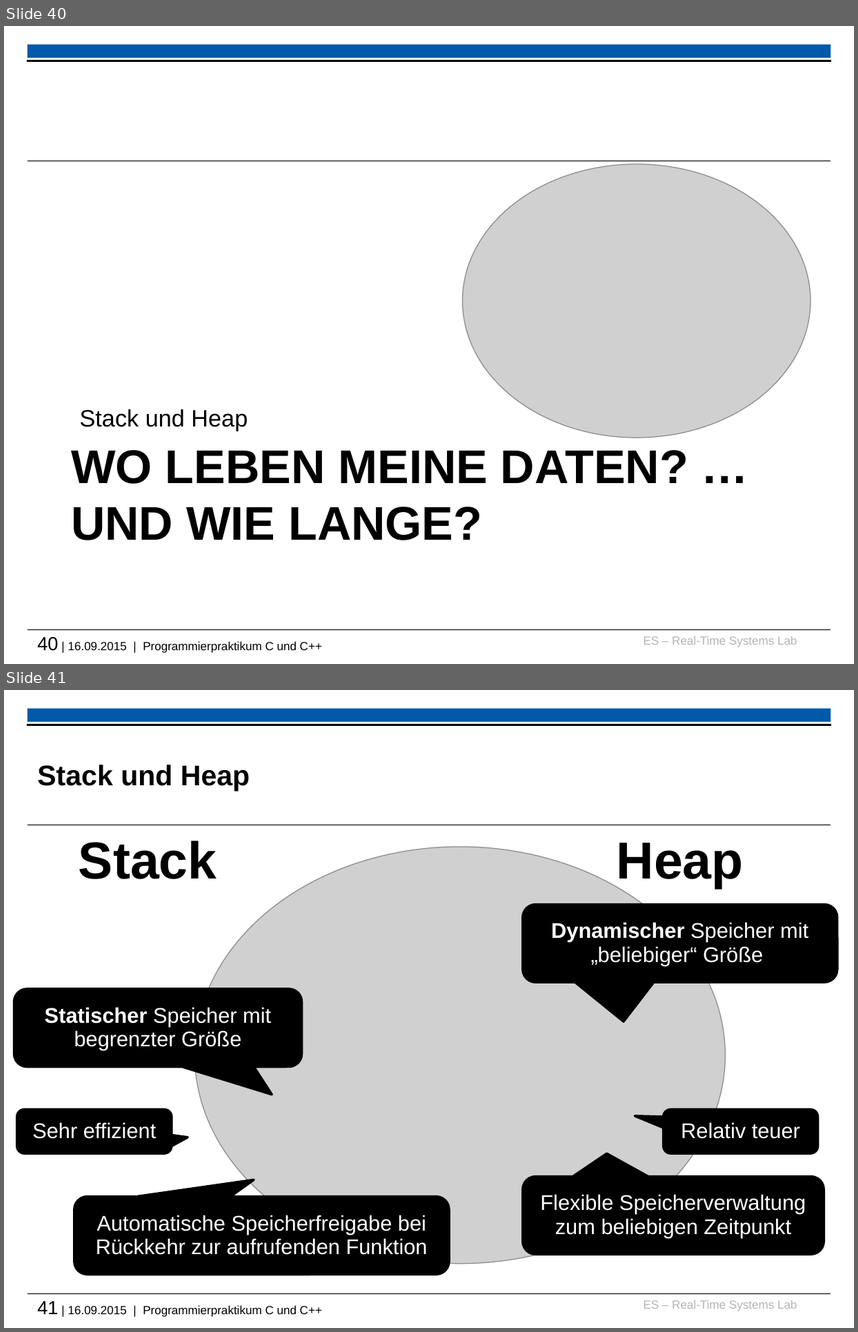
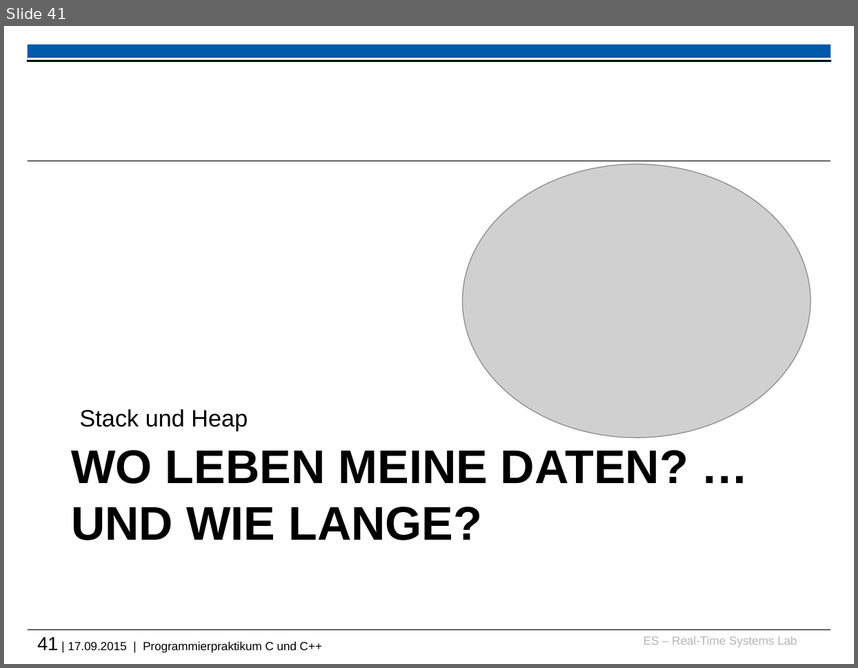
Before and after one commit to h82k/tud-cppp, a slide deck: cppp_lecture.pptx. Shown one above the other, each under a label of ours: slides 40 and 41 before the commit, slide 41 after it. The pictures are 858x1332 and 858x668 pixels, drawn with LibreOffice and Linux fonts; fonts in the diff are those of the drawing; grey boxes stand for pictures; background and template pictures are left out. Boxes give left, top, right and bottom in pixels: in the first picture for what was removed or moved away, otherwise in the second. Text is boxed around its words. In the diff, an @@ line names an element or a change of style, - is before the commit and + after.

```diff
--- a/cppp_lecture.pptx
+++ b/cppp_lecture.pptx
@@ slide 41 removed at bbox=[4, 690, 854, 1328], background #FFFFFF; not listed: 6 template elements that a slide beside it also shows @@
@@ title removed at bbox=[37, 765, 250, 791] @@
-Stack und Heap
@@ text removed at bbox=[79, 840, 217, 879] @@
-Stack
@@ picture removed at bbox=[194, 847, 725, 1263] @@
@@ text removed at bbox=[617, 842, 744, 888] @@
-Heap
@@ rounded speech box removed at bbox=[523, 904, 837, 982] @@
-Dynamischer Speicher mit „beliebiger“ Größe
@@ rounded speech box removed at bbox=[14, 988, 302, 1066] @@
-Statischer Speicher mit begrenzter Größe
@@ rounded speech box removed at bbox=[16, 1109, 172, 1153] @@
-Sehr effizient
@@ rounded speech box removed at bbox=[664, 1109, 818, 1153] @@
-Relativ teuer
@@ rounded speech box removed at bbox=[523, 1176, 824, 1254] @@
-Flexible Speicherverwaltung zum beliebigen Zeitpunkt
@@ rounded speech box removed at bbox=[74, 1196, 450, 1273] @@
-Automatische Speicherfreigabe bei Rückkehr zur aufrufenden Funktion
@@ what was slide 40 is now slide 41 @@
@@ text at bbox=[37, 637, 322, 653]: text changed @@
-40 | 16.09.2015 | Programmierpraktikum C und C++
+41 | 17.09.2015 | Programmierpraktikum C und C++
```
Also in this commit, not shown: 7 slides changed, 3 slides added, 1 other file.
